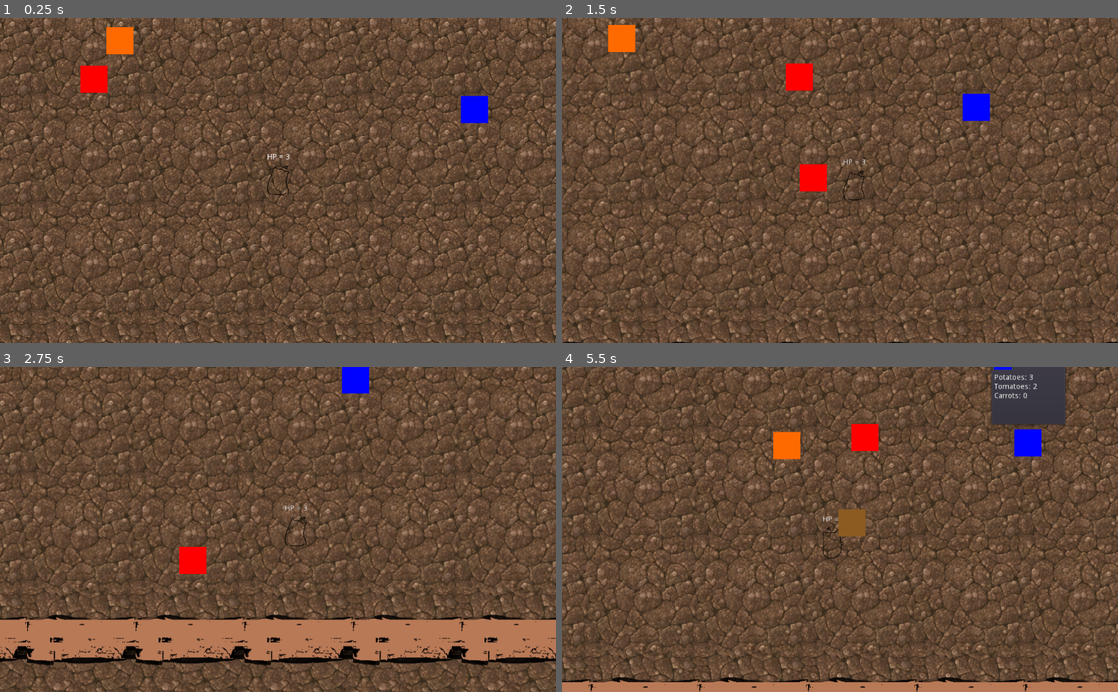
Above: before the commit, frames 1-4 (two rows, left to right).
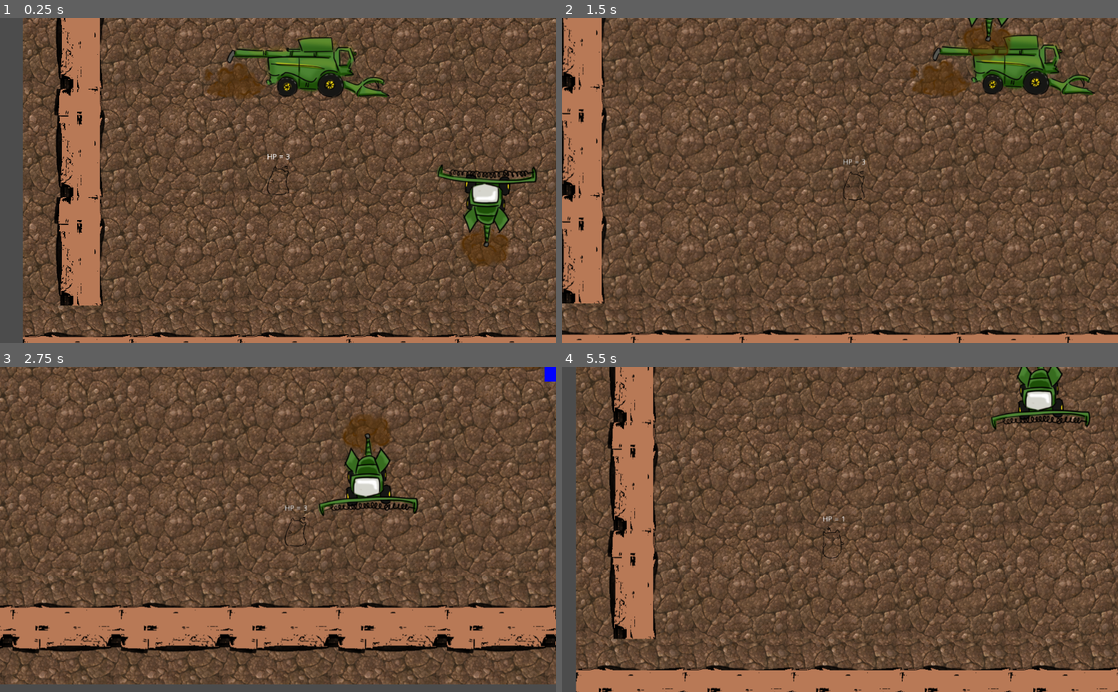
Above: after the commit, the same moments.

Repository: freejelliott/ldjam52
Game: Godot game, scene res://Game.tscn
The game is run twice, just before and just after one commit, with the same random seed, the same clock (stepped at 60 frames per second) and the same inputs.
Inputs:
- Up to frame 1 (0.25 s): no input
- Up to frame 2 (1.5 s): hold D (move_right) 0.53-1.28 s; hold S (move_down) from 1.28 s (still down)
- Up to frame 3 (2.75 s): release S (move_down) at 2.03 s; hold D (move_right) from 2.03 s (still down)
- Up to frame 4 (5.5 s): release D (move_right) at 2.78 s; hold W (move_up) 2.78-3.53 s; hold A (move_left) 3.53-5.03 s; hold S (move_down) from 5.03 s (still down)

The runs differ from the first frame. In frame 1, 47% of the frame differs, in the area x 0-100%, y 0-100%; in frame 2, 42%; in frame 3, 41%; in frame 4, 43%.

Commit message:
Incorporate harvester and vegetable sprites.

Diff:
--- a/Game.tscn
+++ b/Game.tscn
@@ -86,13 +86,14 @@
 script = ExtResource( 8 )
 
 [node name="Player" parent="." instance=ExtResource( 1 )]
-position = Vector2( 843, 547 )
+position = Vector2( 470, 569 )
 
 [node name="Den" parent="." instance=ExtResource( 3 )]
 position = Vector2( 1205, 416 )
 
 [node name="Harvester" parent="." instance=ExtResource( 4 )]
 position = Vector2( 429, 360 )
+scale = Vector2( 0.4, 0.4 )
 player_path = NodePath("../Player")
 
 [node name="Hunter" parent="." instance=ExtResource( 5 )]
@@ -101,7 +102,8 @@
 player_path = NodePath("../Player")
 
 [node name="Harvester2" parent="." instance=ExtResource( 4 )]
-position = Vector2( 905, 234 )
+position = Vector2( 855, 708 )
+scale = Vector2( 0.5, 0.5 )
 player_path = NodePath("../Player")
 horizontal = false
 
--- a/default_bus_layout.tres
+++ b/default_bus_layout.tres
@@ -18,14 +18,6 @@
 pitch_scale = 0.2
 fft_size = 2
 
-[sub_resource type="AudioEffectReverb" id=5]
-resource_name = "Reverb"
-room_size = 0.22
-spread = 0.24
-hipass = 0.15
-dry = 0.8
-wet = 0.6
-
 [resource]
 bus/0/volume_db = 0.464998
 bus/1/name = "harvester"
@@ -40,5 +32,3 @@
 bus/1/effect/1/enabled = true
 bus/1/effect/2/effect = SubResource( 3 )
 bus/1/effect/2/enabled = true
-bus/1/effect/3/effect = SubResource( 5 )
-bus/1/effect/3/enabled = true
--- a/harvester/Harvester.gd
+++ b/harvester/Harvester.gd
@@ -4,6 +4,11 @@
 # Declare member variables here. Examples:
 # var a: int = 2
 # var b: String = "text"
+
+enum HarvesterType {
+    Side
+    Top
+}
 
 export var speed = 300
 export var player_path: NodePath
@@ -16,9 +21,21 @@
 
 # Called when the node enters the scene tree for the first time.
 func _ready() -> void:
+    # Set the harvester collision box and parameters based on its direction.
+    var harvester_type = HarvesterType.Side
+    var collision := $SideCollision
+    var flip_factor := Vector2(-1, 1)
     if !horizontal:
+        harvester_type = HarvesterType.Top
+        collision = $TopCollision
         direction = Vector2.UP
+        flip_factor = Vector2(1, -1)
+    $AnimatedSprite.animation = HarvesterType.keys()[harvester_type]
+    collision.disabled = 0
+    var area_collision = collision.duplicate()
+    $Area2D.add_child(area_collision)
 
+    scale *= flip_factor
 
 # Called every frame. 'delta' is the elapsed time since the previous frame.
 #func _process(delta: float) -> void:
@@ -30,12 +47,16 @@
     if collision:
         if direction == Vector2.RIGHT:
             direction = Vector2.LEFT
+            $AnimatedSprite.scale *= Vector2(-1, 1)
         elif direction == Vector2.LEFT:
             direction = Vector2.RIGHT
+            $AnimatedSprite.scale *= Vector2(-1, 1)
         elif direction == Vector2.UP:
             direction = Vector2.DOWN
+            $AnimatedSprite.scale *= Vector2(1, -1)
         elif direction == Vector2.DOWN:
             direction = Vector2.UP
+            $AnimatedSprite.scale *= Vector2(1, -1)
 
 
 func _on_Area2D_area_entered(area:Area2D) -> void:
--- a/harvester/Harvester.tscn
+++ b/harvester/Harvester.tscn
@@ -1,42 +1,66 @@
-[gd_scene load_steps=7 format=2]
+[gd_scene load_steps=10 format=2]
 
 [ext_resource path="res://harvester/Harvester.gd" type="Script" id=1]
 [ext_resource path="res://harvester.wav" type="AudioStream" id=2]
+[ext_resource path="res://side harvester.png" type="Texture" id=3]
+[ext_resource path="res://top down harvester.png" type="Texture" id=4]
 
-[sub_resource type="Gradient" id=4]
-offsets = PoolRealArray( 0.513089 )
-colors = PoolColorArray( 1, 0, 0, 1 )
+[sub_resource type="AtlasTexture" id=7]
+flags = 4
+atlas = ExtResource( 3 )
+region = Rect2( 0, 0, 970, 390 )
 
-[sub_resource type="GradientTexture" id=2]
-gradient = SubResource( 4 )
-width = 50
+[sub_resource type="AtlasTexture" id=8]
+flags = 4
+atlas = ExtResource( 3 )
+region = Rect2( 970, 0, 970, 390 )
 
-[sub_resource type="CircleShape2D" id=5]
-radius = 25.02
+[sub_resource type="AtlasTexture" id=9]
+flags = 4
+atlas = ExtResource( 4 )
+region = Rect2( 0, 0, 450, 400 )
 
-[sub_resource type="RectangleShape2D" id=6]
-extents = Vector2( 25.5, 26 )
+[sub_resource type="AtlasTexture" id=10]
+flags = 4
+atlas = ExtResource( 4 )
+region = Rect2( 450, 0, 450, 400 )
+
+[sub_resource type="SpriteFrames" id=11]
+animations = [ {
+"frames": [ SubResource( 7 ), SubResource( 8 ) ],
+"loop": true,
+"name": "Side",
+"speed": 5.0
+}, {
+"frames": [ SubResource( 9 ), SubResource( 10 ) ],
+"loop": true,
+"name": "Top",
+"speed": 5.0
+} ]
 
 [node name="Harvester" type="KinematicBody2D"]
 collision_layer = 4
 collision_mask = 16
 script = ExtResource( 1 )
 
-[node name="Sprite" type="Sprite" parent="."]
-scale = Vector2( 1, 50 )
-texture = SubResource( 2 )
+[node name="AnimatedSprite" type="AnimatedSprite" parent="."]
+frames = SubResource( 11 )
+animation = "Side"
+playing = true
+
+[node name="TopCollision" type="CollisionPolygon2D" parent="."]
+polygon = PoolVector2Array( -179, 188, -203, 133, -90, 118, -113, -143, 103, -145, 95, 104, 199, 109, 188, 194, -175, 200 )
+disabled = true
+
+[node name="SideCollision" type="CollisionPolygon2D" parent="."]
+visible = false
+polygon = PoolVector2Array( -447, 133, -411, 42, -366, 22, -304, 38, -277, 30, -268, -3, -287, -31, -298, -79, -262, -104, -201, -121, -183, -164, -6, -163, 2, -114, 32, -110, 57, -110, 59, -96, 304, -123, 343, -70, 329, -15, 267, -2, 163, 0, 156, 97, 79, 137, -63, 144, -233, 156, -374, 155, -452, 151 )
+disabled = true
 
 [node name="Area2D" type="Area2D" parent="."]
 collision_layer = 0
 collision_mask = 15
 monitorable = false
-
-[node name="CollisionShape2D" type="CollisionShape2D" parent="Area2D"]
-shape = SubResource( 5 )
-
-[node name="CollisionShape2D" type="CollisionShape2D" parent="."]
-position = Vector2( -0.5, 0 )
-shape = SubResource( 6 )
 
 [node name="AudioStreamPlayer2D" type="AudioStreamPlayer2D" parent="."]
 position = Vector2( 167, 74 )
--- a/project.godot
+++ b/project.godot
@@ -26,6 +26,7 @@
 [global]
 
 layer=false
+collision=false
 
 [gui]
 
--- a/vegetable/Vegetable.gd
+++ b/vegetable/Vegetable.gd
@@ -16,24 +16,13 @@
 export var follow_distance = 100
 export(VegetableType) var vegetable_type = VegetableType.Tomato
 
-onready var sprite = $Sprite
+onready var anim_sprite = $AnimatedSprite
 
 var follow_target: Node2D
 
 # Called when the node enters the scene tree for the first time.
 func _ready() -> void:
-    var gradient: GradientTexture = sprite.texture
-    var color: Color
-    match vegetable_type:
-        VegetableType.Carrot:
-            color = Color(1, 0.679688, 0)
-        VegetableType.Potato:
-            color = Color(0.554688, 0.361932, 0.136505)
-        VegetableType.Tomato:
-            color = Color(0.757813, 0.023682, 0.247362)
-
-    gradient.gradient.colors[0] = color
-
+    anim_sprite.animation = VegetableType.keys()[vegetable_type]
 
 func set_follow_target(target):
     follow_target = target
--- a/vegetable/Vegetable.tscn
+++ b/vegetable/Vegetable.tscn
@@ -1,16 +1,117 @@
-[gd_scene load_steps=5 format=2]
+[gd_scene load_steps=25 format=2]
 
 [ext_resource path="res://vegetable/Vegetable.gd" type="Script" id=1]
+[ext_resource path="res://potato.png" type="Texture" id=2]
+[ext_resource path="res://tomato.png" type="Texture" id=3]
+[ext_resource path="res://carrot.png" type="Texture" id=4]
 
-[sub_resource type="Gradient" id=5]
-resource_local_to_scene = true
-offsets = PoolRealArray( 0.450262 )
-colors = PoolColorArray( 0.757813, 0.0236816, 0.247362, 1 )
+[sub_resource type="AtlasTexture" id=5]
+flags = 4
+atlas = ExtResource( 4 )
+region = Rect2( 0, 0, 370, 370 )
 
-[sub_resource type="GradientTexture" id=6]
-resource_local_to_scene = true
-gradient = SubResource( 5 )
-width = 50
+[sub_resource type="AtlasTexture" id=6]
+flags = 4
+atlas = ExtResource( 4 )
+region = Rect2( 370, 0, 370, 370 )
+
+[sub_resource type="AtlasTexture" id=7]
+flags = 4
+atlas = ExtResource( 4 )
+region = Rect2( 740, 0, 370, 370 )
+
+[sub_resource type="AtlasTexture" id=8]
+flags = 4
+atlas = ExtResource( 4 )
+region = Rect2( 1110, 0, 370, 370 )
+
+[sub_resource type="AtlasTexture" id=9]
+flags = 4
+atlas = ExtResource( 4 )
+region = Rect2( 1480, 0, 370, 370 )
+
+[sub_resource type="AtlasTexture" id=10]
+flags = 4
+atlas = ExtResource( 4 )
+region = Rect2( 1850, 0, 370, 370 )
+
+[sub_resource type="AtlasTexture" id=11]
+flags = 4
+atlas = ExtResource( 2 )
+region = Rect2( 0, 0, 370, 370 )
+
+[sub_resource type="AtlasTexture" id=12]
+flags = 4
+atlas = ExtResource( 2 )
+region = Rect2( 370, 0, 370, 370 )
+
+[sub_resource type="AtlasTexture" id=13]
+flags = 4
+atlas = ExtResource( 2 )
+region = Rect2( 740, 0, 370, 370 )
+
+[sub_resource type="AtlasTexture" id=14]
+flags = 4
+atlas = ExtResource( 2 )
+region = Rect2( 1110, 0, 370, 370 )
+
+[sub_resource type="AtlasTexture" id=15]
+flags = 4
+atlas = ExtResource( 2 )
+region = Rect2( 1480, 0, 370, 370 )
+
+[sub_resource type="AtlasTexture" id=16]
+flags = 4
+atlas = ExtResource( 2 )
+region = Rect2( 1850, 0, 370, 370 )
+
+[sub_resource type="AtlasTexture" id=17]
+flags = 4
+atlas = ExtResource( 3 )
+region = Rect2( 0, 0, 370, 370 )
+
+[sub_resource type="AtlasTexture" id=18]
+flags = 4
+atlas = ExtResource( 3 )
+region = Rect2( 370, 0, 370, 370 )
+
+[sub_resource type="AtlasTexture" id=19]
+flags = 4
+atlas = ExtResource( 3 )
+region = Rect2( 740, 0, 370, 370 )
+
+[sub_resource type="AtlasTexture" id=20]
+flags = 4
+atlas = ExtResource( 3 )
+region = Rect2( 1110, 0, 370, 370 )
+
+[sub_resource type="AtlasTexture" id=21]
+flags = 4
+atlas = ExtResource( 3 )
+region = Rect2( 1480, 0, 370, 370 )
+
+[sub_resource type="AtlasTexture" id=22]
+flags = 4
+atlas = ExtResource( 3 )
+region = Rect2( 1850, 0, 370, 370 )
+
+[sub_resource type="SpriteFrames" id=23]
+animations = [ {
+"frames": [ SubResource( 5 ), SubResource( 6 ), SubResource( 7 ), SubResource( 8 ), SubResource( 9 ), SubResource( 10 ) ],
+"loop": true,
+"name": "Carrot",
+"speed": 5.0
+}, {
+"frames": [ SubResource( 11 ), SubResource( 12 ), SubResource( 13 ), SubResource( 14 ), SubResource( 15 ), SubResource( 16 ) ],
+"loop": true,
+"name": "Potato",
+"speed": 5.0
+}, {
+"frames": [ SubResource( 17 ), SubResource( 18 ), SubResource( 19 ), SubResource( 20 ), SubResource( 21 ), SubResource( 22 ) ],
+"loop": true,
+"name": "Tomato",
+"speed": 5.0
+} ]
 
 [sub_resource type="CircleShape2D" id=4]
 radius = 25.1794
@@ -19,9 +120,11 @@
 script = ExtResource( 1 )
 follow_distance = 50
 
-[node name="Sprite" type="Sprite" parent="."]
-scale = Vector2( 1, 50 )
-texture = SubResource( 6 )
+[node name="AnimatedSprite" type="AnimatedSprite" parent="."]
+scale = Vector2( 0.2, 0.2 )
+frames = SubResource( 23 )
+animation = "Carrot"
+playing = true
 
 [node name="Area2D" type="Area2D" parent="."]
 collision_layer = 2
Not shown, added: carrot.png.import
Not shown: 1 places in default_bus_layout.tres that only renumber resources
Not shown, added: potato.png.import
Not shown, added: side harvester.png.import
Not shown, added: tomato.png.import
Not shown, added: top down harvester.png.import
